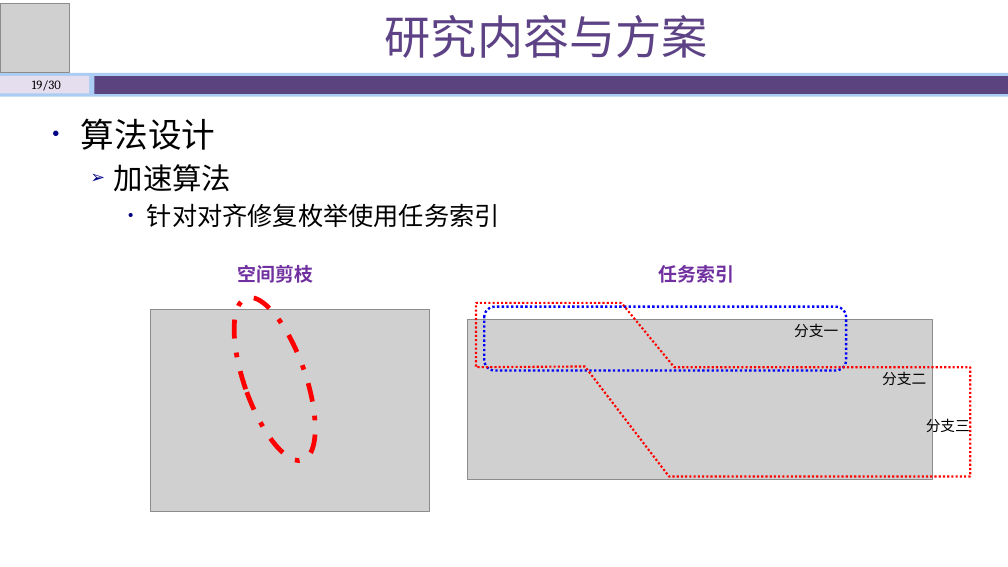
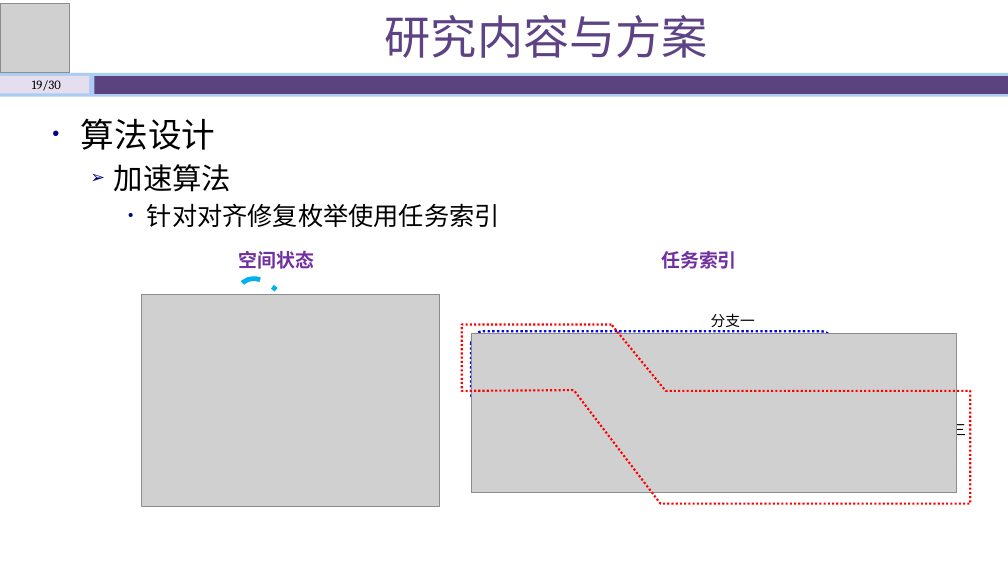
Before and after one commit to shawn47/0930, a slide deck: slide 19 of 开题答辩930.pptx. Drawn at 1008x567 pixels with LibreOffice and Linux fonts; fonts in the diff are those of the drawing; grey boxes stand for pictures. Boxes give left, top, right and bottom in pixels: in the first picture for what was removed or moved away, otherwise in the second. Text is boxed around its words. In the diff, an @@ line names an element or a change of style, - is before the commit and + after.

```diff
--- a/开题答辩930.pptx
+++ b/开题答辩930.pptx
@@ ellipse: place and size @@
-ellipse at (218,288,332,470)
+ellipse at (212,267,348,475)
@@ ellipse at (212,267,348,475): outline #FF0000 4.5 pt dashed to #00B0F0 4.5 pt dashed @@
@@ text at (238,250,314,269): text changed @@
-空间剪枝
+空间状态
@@ text "任务索引": place and size @@
-text "任务索引" at (658,265,734,283)
+text "任务索引" at (661,251,737,269)
@@ picture: place and size @@
-picture at (151,310,430,512)
+picture at (141,294,439,507)
@@ freeform shape: place and size @@
-freeform shape at (476,303,971,477)
+freeform shape at (462,324,971,504)
@@ text "分支一" rewrapped from (794,323,838,337) to (711,313,755,331) @@
@@ rounded rectangle: place and size @@
-rounded rectangle at (485,307,847,371)
+rounded rectangle at (471,331,833,406)
@@ picture: place and size @@
-picture at (467,319,932,479)
+picture at (471,333,957,492)
@@ text removed at (882,371,926,385) @@
-分支二
@@ text "分支三": place and size @@
-text "分支三" at (926,416,970,435)
+text "分支三" at (922,421,966,440)
```
Also in this commit, not shown: 12 other slides changed, 2 other files.
